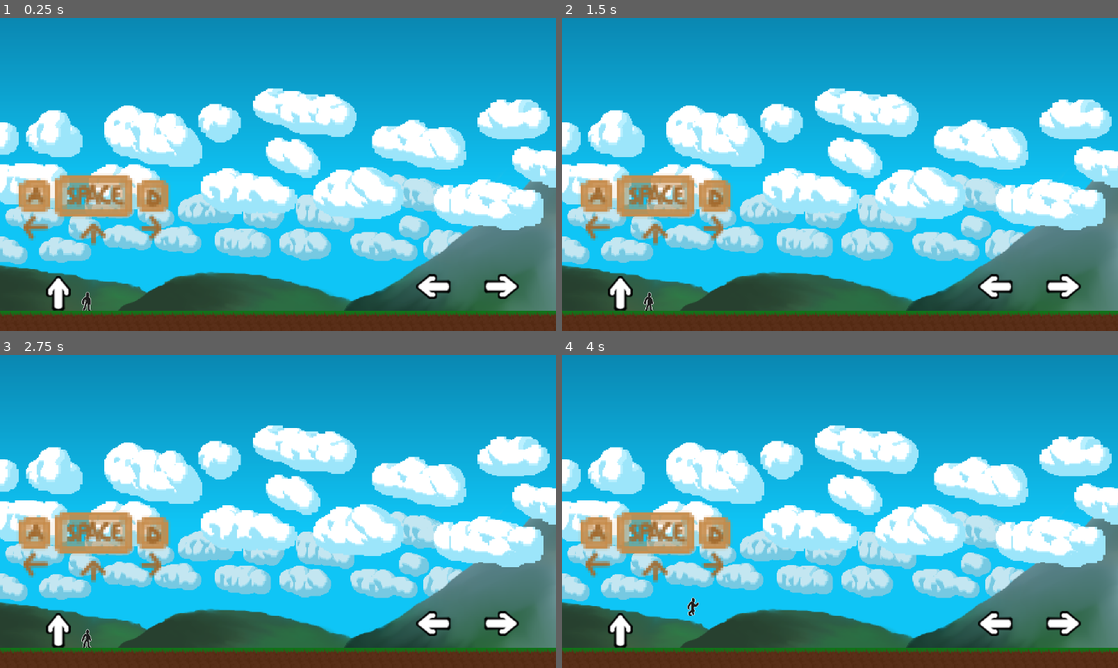
Above: before the commit, frames 1-4 (two rows, left to right).
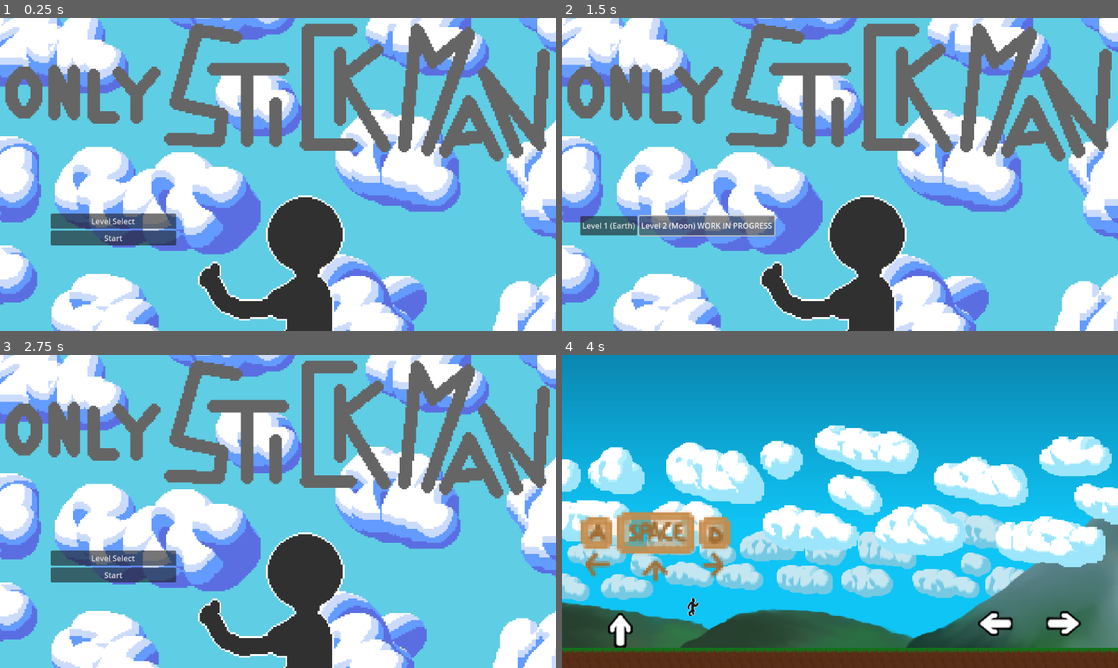
Above: after the commit, the same moments.

Repository: D3dde/Only-StickMan
Game: Godot game, scene res://scenes/menu.tscn
Same seed, same stepped clock (60 frames per second), same inputs: the game is played once before the commit and once after it. Before the commit the project starts from res://scenes/game.tscn.
Inputs (mouse positions are in pixels of both pictures, inside the frame that each line leads up to):
- Up to frame 1 (0.25 s): no input
- Up to frame 2 (1.5 s): click (673, 221) at 0.5 s, where only the run after the commit has a clickable "Level Select"; click (706, 224) at 1.25 s, where only the run after the commit has a clickable "Level 2 (Moon) WORK IN PROGRE…"
- Up to frame 3 (2.75 s): click (44, 561) at 2 s, where only the run after the commit has a clickable "Level 1 (Earth)"
- Up to frame 4 (4 s): click (673, 574) at 2.75 s, where only the run after the commit has a clickable "Start"; tap Enter at 3.5 s; hold D (destra) from 3.53 s (still down); tap Space (salto) at 3.77 s

The runs differ from the first frame. In frame 1, 96% of the frame differs, in the area x 0-100%, y 0-100%; in frame 2, 96%; in frame 3, 96%; in frame 4, nothing differs.

Commit message:
v1.4
added menu

Diff:
--- a/project.godot
+++ b/project.godot
@@ -11,9 +11,13 @@
 [application]
 
 config/name="Only StickMan!"
-run/main_scene="res://scenes/game.tscn"
+run/main_scene="res://scenes/menu.tscn"
 config/features=PackedStringArray("4.2", "GL Compatibility")
 config/icon="res://icon.svg"
+
+[autoload]
+
+Global="*res://scenes/Global.gd"
 
 [display]
 
--- /dev/null
+++ b/scenes/Global.gd
@@ -0,0 +1,3 @@
+extends Node
+
+var scene = "res://scenes/game.tscn"
--- /dev/null
+++ b/scenes/HBoxContainer.gd
@@ -0,0 +1,10 @@
+extends HBoxContainer
+@onready var scene=Global.scene
+
+
+func _on_button_pressed():
+	scene="res://scenes/game.tscn"
+	exit()
+
+func exit():
+	get_tree().change_scene_to_file("res://scenes/menu.tscn")
--- /dev/null
+++ b/scenes/LevelSelect.gd
@@ -0,0 +1,6 @@
+extends Button
+
+
+
+func _on_pressed():
+	get_tree().change_scene_to_file("res://scenes/level_select.tscn")
--- /dev/null
+++ b/scenes/Start.gd
@@ -0,0 +1,6 @@
+extends Button
+@onready var scene = Global.scene
+
+
+func _on_pressed():
+	get_tree().change_scene_to_file(scene)
--- /dev/null
+++ b/scenes/global.tscn
@@ -0,0 +1,6 @@
+[gd_scene load_steps=2 format=3 uid="uid://d3tf5uw6pu1sq"]
+
+[ext_resource type="Script" path="res://scenes/Global.gd" id="1_8tnsu"]
+
+[node name="Global" type="Node"]
+script = ExtResource("1_8tnsu")
--- /dev/null
+++ b/scenes/level_select.tscn
@@ -0,0 +1,36 @@
+[gd_scene load_steps=3 format=3 uid="uid://cgda1eautx5yb"]
+
+[ext_resource type="Texture2D" uid="uid://ctjlk6rel8g5b" path="res://asset/Sprite-0001.png" id="1_nr8ic"]
+[ext_resource type="Script" path="res://scenes/HBoxContainer.gd" id="2_v1txm"]
+
+[node name="levelSelect" type="Control"]
+layout_mode = 3
+anchors_preset = 15
+anchor_right = 1.0
+anchor_bottom = 1.0
+grow_horizontal = 2
+grow_vertical = 2
+
+[node name="Sprite2D" type="Sprite2D" parent="."]
+z_index = -1
+position = Vector2(575, 334)
+scale = Vector2(3.7, 3.7)
+texture = ExtResource("1_nr8ic")
+
+[node name="HBoxContainer" type="HBoxContainer" parent="."]
+layout_mode = 0
+offset_left = 38.0
+offset_top = 410.0
+offset_right = 440.0
+offset_bottom = 450.0
+script = ExtResource("2_v1txm")
+
+[node name="Button" type="Button" parent="HBoxContainer"]
+layout_mode = 2
+text = "Level 1 (Earth)"
+
+[node name="Button2" type="Button" parent="HBoxContainer"]
+layout_mode = 2
+text = "Level 2 (Moon) WORK IN PROGRESS"
+
+[connection signal="pressed" from="HBoxContainer/Button" to="HBoxContainer" method="_on_button_pressed"]
--- /dev/null
+++ b/scenes/menu.tscn
@@ -0,0 +1,43 @@
+[gd_scene load_steps=4 format=3 uid="uid://ceuu8pke057td"]
+
+[ext_resource type="Script" path="res://scenes/LevelSelect.gd" id="1_b7smp"]
+[ext_resource type="Texture2D" uid="uid://ctjlk6rel8g5b" path="res://asset/Sprite-0001.png" id="1_un4xa"]
+[ext_resource type="Script" path="res://scenes/Start.gd" id="2_66c3g"]
+
+[node name="Menu" type="Control"]
+layout_mode = 3
+anchors_preset = 15
+anchor_right = 1.0
+anchor_bottom = 1.0
+grow_horizontal = 2
+grow_vertical = 2
+
+[node name="VBoxContainer" type="VBoxContainer" parent="."]
+layout_mode = 1
+anchors_preset = 4
+anchor_top = 0.5
+anchor_bottom = 0.5
+offset_left = 105.0
+offset_top = 81.0
+offset_right = 365.0
+offset_bottom = 147.0
+grow_vertical = 2
+
+[node name="LevelSelect" type="Button" parent="VBoxContainer"]
+layout_mode = 2
+text = "Level Select"
+script = ExtResource("1_b7smp")
+
+[node name="Start" type="Button" parent="VBoxContainer"]
+layout_mode = 2
+text = "Start"
+script = ExtResource("2_66c3g")
+
+[node name="Sprite2D" type="Sprite2D" parent="."]
+z_index = -1
+position = Vector2(575, 334)
+scale = Vector2(3.7, 3.7)
+texture = ExtResource("1_un4xa")
+
+[connection signal="pressed" from="VBoxContainer/LevelSelect" to="VBoxContainer/LevelSelect" method="_on_pressed"]
+[connection signal="pressed" from="VBoxContainer/Start" to="VBoxContainer/Start" method="_on_pressed"]
Binary file added: asset/Sprite-0001.png
Not shown, added: asset/Sprite-0001.png.import
